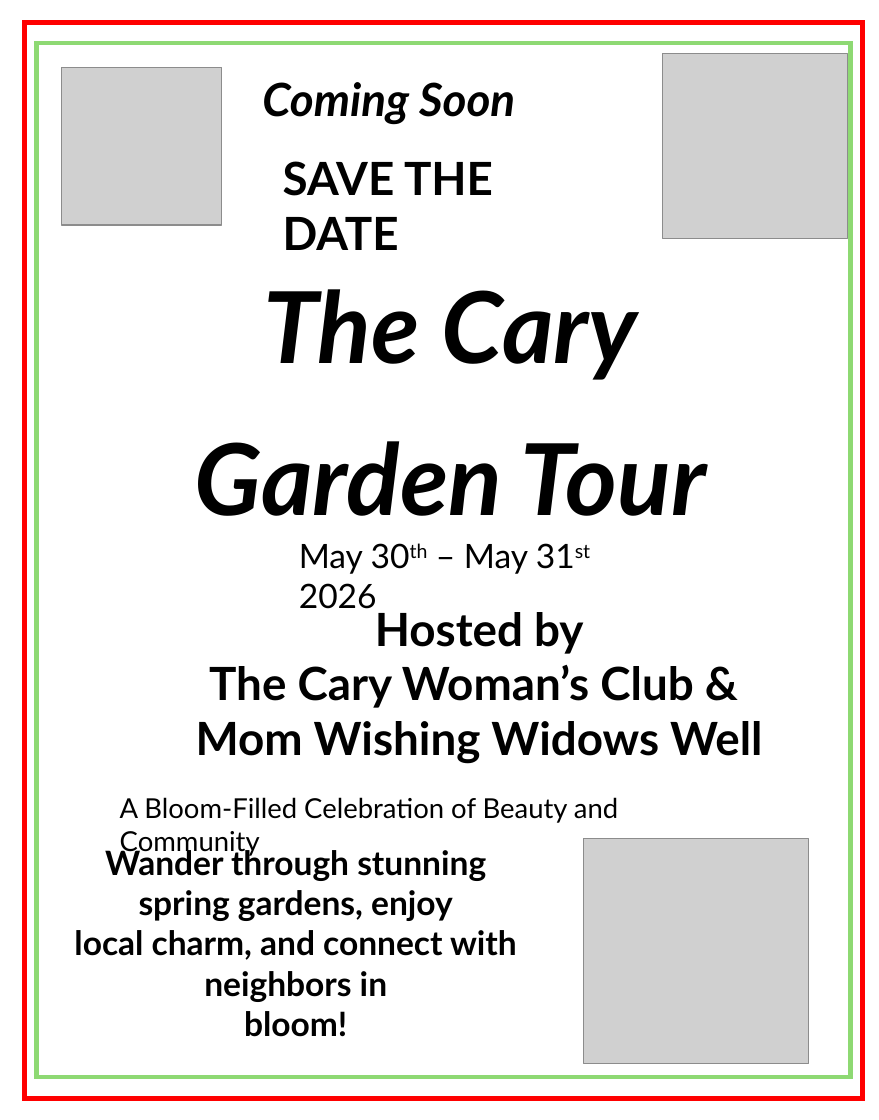
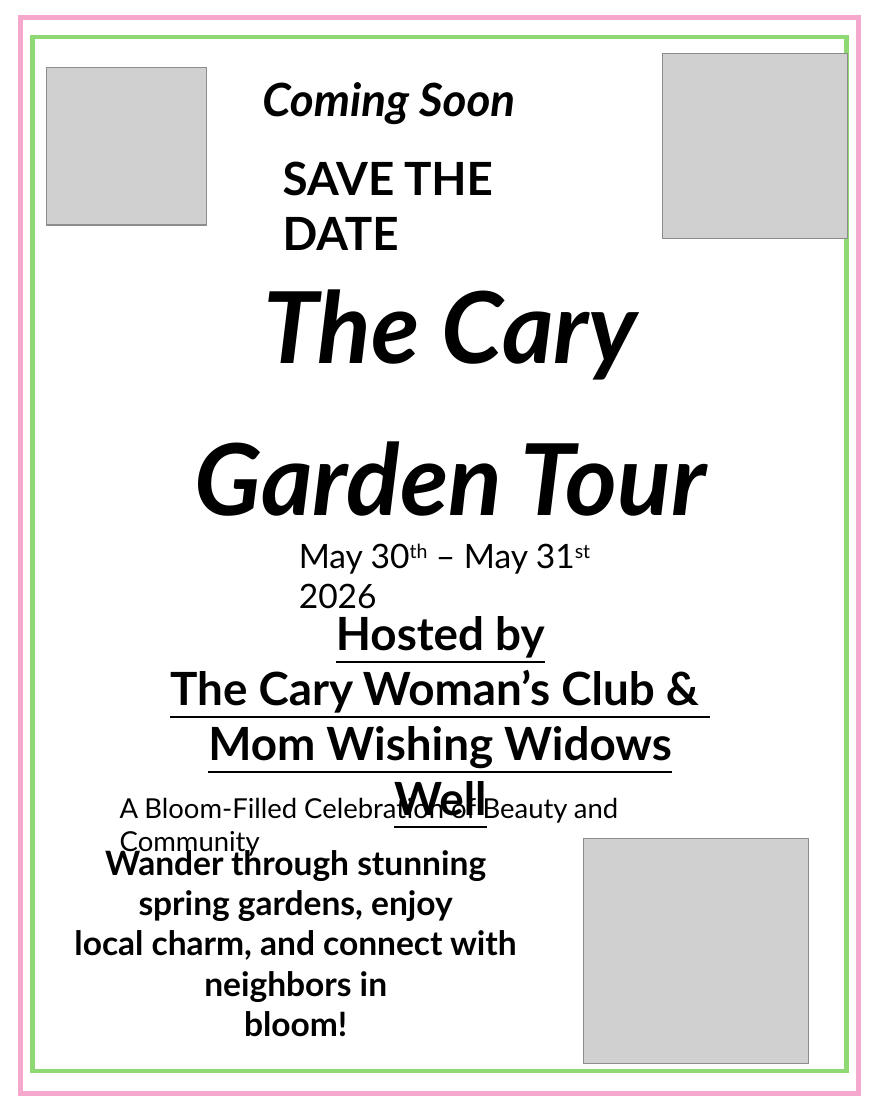
Before and after one commit to NickStrange/gardentour, a slide deck: slide 1 of ppt/SaveTheDateQR.pptx. Drawn at 879x1120 pixels with LibreOffice and Linux fonts; fonts in the diff are those of the drawing; grey boxes stand for pictures. Boxes give left, top, right and bottom in pixels: in the first picture for what was removed or moved away, otherwise in the second. Text is boxed around its words. In the diff, an @@ line names an element or a change of style, - is before the commit and + after.

Commit message:
Added small save the date

```diff
--- a/ppt/SaveTheDateQR.pptx
+++ b/ppt/SaveTheDateQR.pptx
@@ rectangle: place and size @@
-rectangle at bbox=[24, 22, 863, 1099]
+rectangle at bbox=[20, 18, 858, 1094]
@@ rectangle at bbox=[20, 18, 858, 1094]: outline #FF0000 3 pt to #F6A7CC 3 pt @@
@@ rectangle: place and size @@
-rectangle at bbox=[36, 43, 850, 1077]
+rectangle at bbox=[33, 37, 847, 1071]
@@ picture: place and size @@
-picture at bbox=[62, 67, 222, 225]
+picture at bbox=[47, 67, 208, 225]
@@ text "Hosted by The Cary Woman’s ...": place and size @@
-text "Hosted by The Cary Woman’s ..." at bbox=[196, 612, 762, 764]
+text "Hosted by The Cary Woman’s ..." at bbox=[170, 616, 672, 819]
@@ text "Hosted by The Cary Woman’s ..." at bbox=[170, 616, 672, 819]: underline on @@
```
